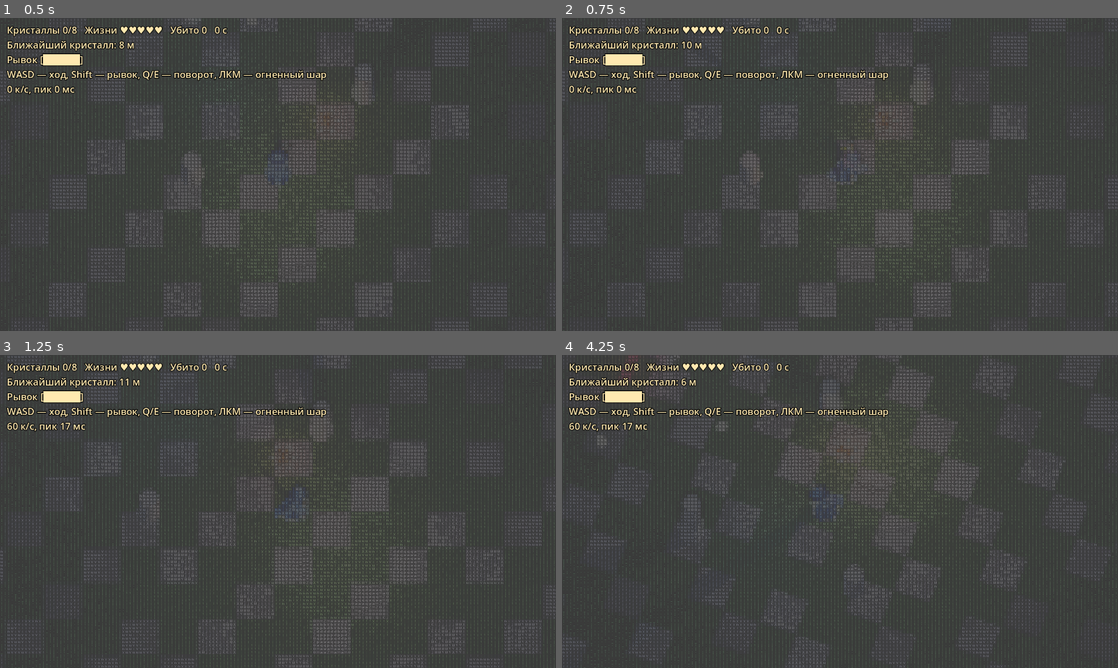
Above: before the commit, frames 1-4 (two rows, left to right).
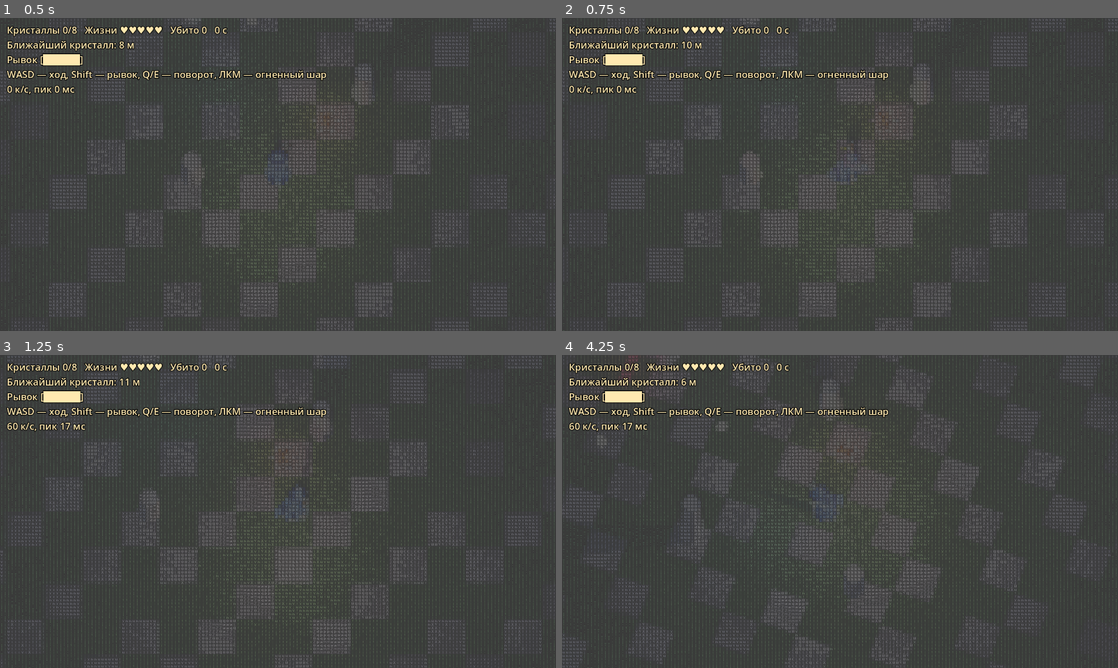
Above: after the commit, the same moments.

Repository: arteick/proxy-test
Game: Godot game, scene res://main.tscn
Two runs of this game, one before a commit and one after it. Both use one fixed random seed, a clock stepped at 60 frames per second and the inputs below.
Inputs (mouse positions are in pixels of both pictures, inside the frame that each line leads up to):
- Up to frame 1 (0.5 s): no input
- Up to frame 2 (0.75 s): tap Enter at 0.5 s; move the mouse to (962, 158) at 0.52 s; hold D from 0.53 s (still down); tap R at 0.6 s; click (962, 158) at 0.67 s
- Up to frame 3 (1.25 s): keep holding D
- Up to frame 4 (4.25 s): move the mouse to (728, 527) at 1.27 s; release D at 1.28 s; hold S 1.28-2.03 s; tap Q at 1.35 s; click (728, 527) at 1.42 s; move the mouse to (895, 442) at 2.02 s; hold D 2.03-2.78 s; hold E 2.03-2.78 s; click (895, 442) at 2.17 s; move the mouse to (812, 574) at 2.77 s; hold W 2.78-3.53 s; tap Shift at 2.85 s; click (812, 574) at 2.92 s; move the mouse to (1006, 558) at 3.52 s; hold A from 3.53 s (still down); tap R at 3.6 s; click (1006, 558) at 3.67 s

Frame 1 is identical in both runs. In frame 2, 5.2% of the frame differs, in the area x 0-100%, y 0-100%; in frame 3, 5.2%; in frame 4, 5.6%.

Commit message:
Чат: свет не следует за курсором
Co-Authored-By: Claude Opus 5.5 <noreply@anthropic.com>
Claude-Session: https://claude.ai/code/session_01E63rS5bwuRVEtogMW6AvkU

Diff:
--- a/godot/scripts/lighting.gd
+++ b/godot/scripts/lighting.gd
@@ -1,7 +1,8 @@
 extends Node3D
-# Окружение и свет: полусферное небо/земля, тёплый ключевой свет за курсором, холодный контровой.
+# Окружение и свет: полусферное небо/земля, тёплый ключевой свет над героем (за курсором не ходит), холодный контровой.
 
 const KEY_ENERGY := 6.0
+const KEY_OFFSET := Vector3(0.0, 3.7, 2.0) # над героем и чуть к камере
 
 var key: OmniLight3D
 
@@ -44,7 +45,7 @@
 func flash() -> void:
 	key.light_energy = 14.0
 
-# base — позиция героя, m — курсор в долях экрана (0..1), t — время.
-func follow(base: Vector3, m: Vector2, t: float, dt: float) -> void:
-	key.position = base + Vector3((m.x - 0.5) * 12.0, 1.2 + (1.0 - m.y) * 5.0, 2.0 + sin(t * 0.7))
+# base — позиция героя, t — время.
+func follow(base: Vector3, t: float, dt: float) -> void:
+	key.position = base + KEY_OFFSET + Vector3(0.0, 0.0, sin(t * 0.7))
 	key.light_energy = lerpf(key.light_energy, KEY_ENERGY, minf(1.0, dt * 5.0))
--- a/godot/scripts/world.gd
+++ b/godot/scripts/world.gd
@@ -162,8 +162,7 @@
 	hero.casting = spells.charging()
 	hero.animate(dt, moving, t)
 	var base := hero.position
-	var m := get_viewport().get_mouse_position() / Vector2(get_viewport().get_visible_rect().size)
-	light.follow(base, m, t, dt)
+	light.follow(base, t, dt)
 	var look := camfx.update(base, dt, t)
 	cam.position = Move.top_down_cam(look, yaw, zoom)
 	cam.look_at(look)
Not shown, changed: docs/MEMORY.md
Not shown, changed: docs/PROGRESS.md
Not shown, added: docs/chat/20261026-180759-x2u4.md
